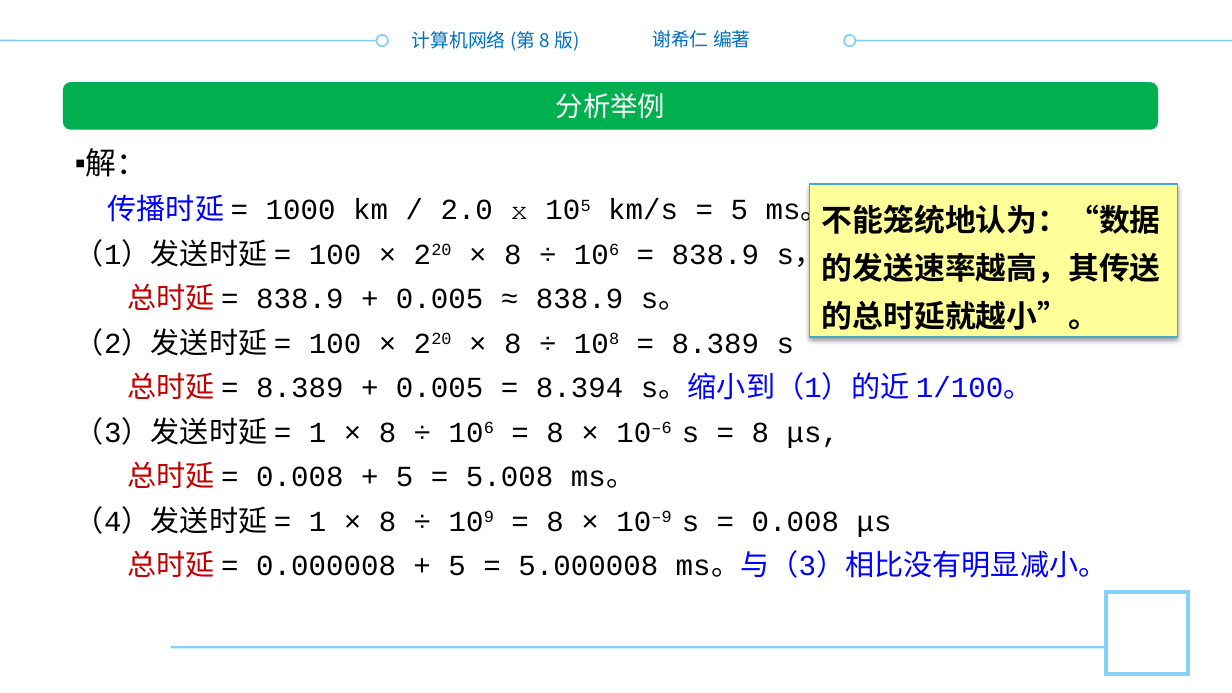
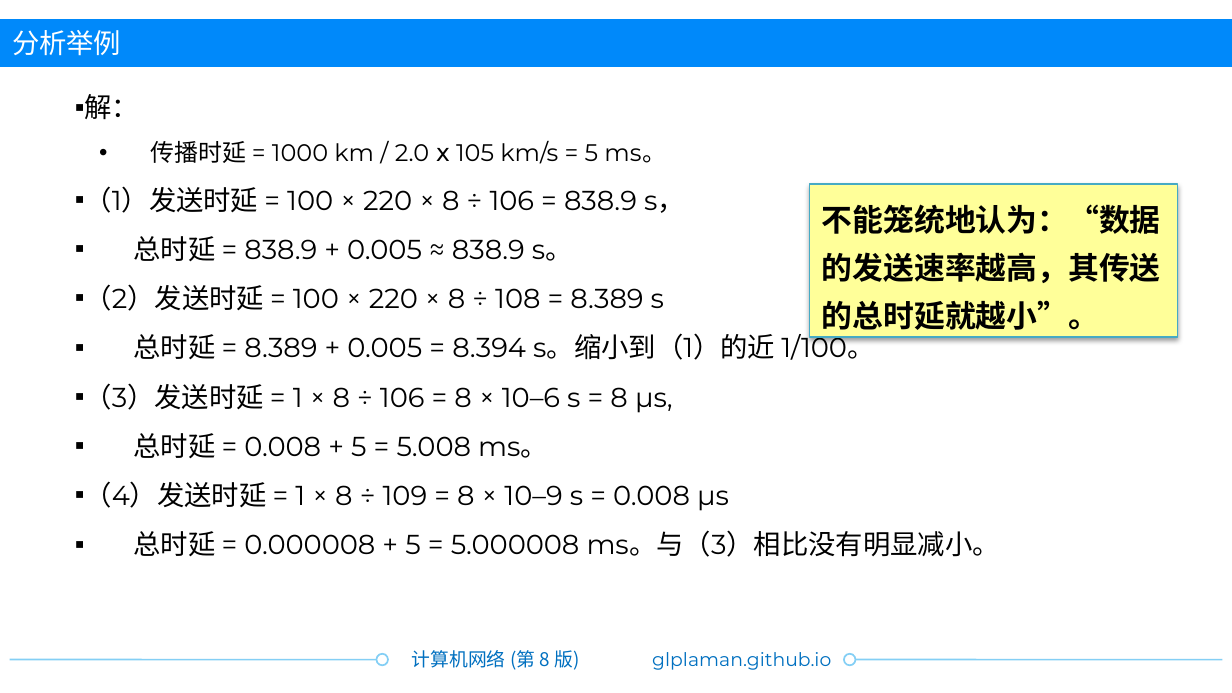
Before and after one commit to glplaman/glplaman.github.io, a slide deck: slide 87 of network/ppt/chap1.pptx (slide 86 before the commit). Drawn at 1232x693 pixels with LibreOffice and Linux fonts; fonts in the diff are those of the drawing; background and template pictures are left out. Boxes give left, top, right and bottom in pixels: in the first picture for what was removed or moved away, otherwise in the second. Text is boxed around its words. In the diff, an @@ line names an element or a change of style, - is before the commit and + after.

```diff
--- a/network/ppt/chap1.pptx
+++ b/network/ppt/chap1.pptx
@@ text "分析举例": place and size @@
-text "分析举例" at [556, 93, 665, 119]
+text "分析举例" at [12, 30, 121, 56]
@@ text "分析举例" at [12, 30, 121, 56]: font Noto Sans CJK SC to Montserrat; alignment centre to left @@
@@ rectangle added at [0, 20, 1232, 68], fill #0089FA @@
@@ rectangle removed at [584, 17, 648, 80] @@
@@ text removed at [652, 30, 751, 48] @@
-谢希仁 编著
@@ text "解：": place and size @@
-text "解：" at [75, 148, 1108, 578]
+text "解：" at [85, 94, 1000, 557]
@@ text "解：" at [85, 94, 1000, 557]: size 18 to 16 pt in "解："; font Courier New to Montserrat; size 17 to 14 pt in "传播时延 = 1000 km / 2.0 ⅹ ..."; text colour #0000FF to #000000 in "传播时延", "s。缩小到（1）的近 1/100。", "ms。与（3）相比没有明显减小。"; now on the baseline in "105", "220 106", "220 108", "106 10–6" and 1 more places; size 17 to 16 pt in "（1）发送时延 = 100 × 220 × 8 ...", "总时延 = 838.9 + 0.005 ≈ 838.9 ...", "（2）发送时延 = 100 × 220 × 8 ...", "总时延 = 8.389 + 0.005 = 8.394 ..." and 4 more places; text colour #C00000 to #000000 in "总时延", "总时延", "总时延", "总时延"; line spacing 26pt to 1.5; bullet none to •; bullet none to ▪ @@
@@ rounded rectangle removed at [63, 83, 1158, 131] @@
@@ rectangle removed at [1106, 593, 1189, 675] @@
@@ line moved from (0, 41) - (388, 41) to (10, 659) - (388, 659) @@
@@ line removed from (171, 647) to (1106, 647) @@
@@ text added at [652, 652, 831, 670], 11 pt, text #0070C0 @@
+glplaman.github.io
@@ 2 ellipses, 1 text: place and size @@
-2 ellipses, 1 text at [377, 31, 855, 51]
+2 ellipses, 1 text at [377, 650, 855, 670]
@@ line moved from (844, 41) - (1232, 41) to (844, 659) - (1222, 659) @@
```
Also in this commit, not shown: 148 other slides changed, 1 slide added, 11 other files.
